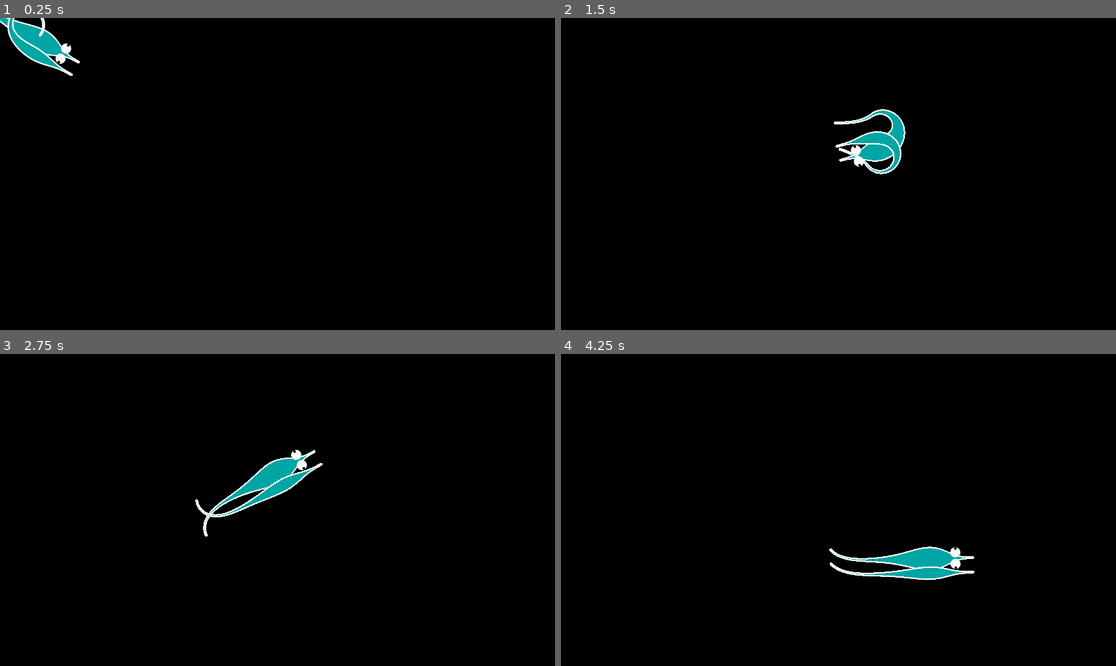
Above: before the commit, frames 1-4 (two rows, left to right).
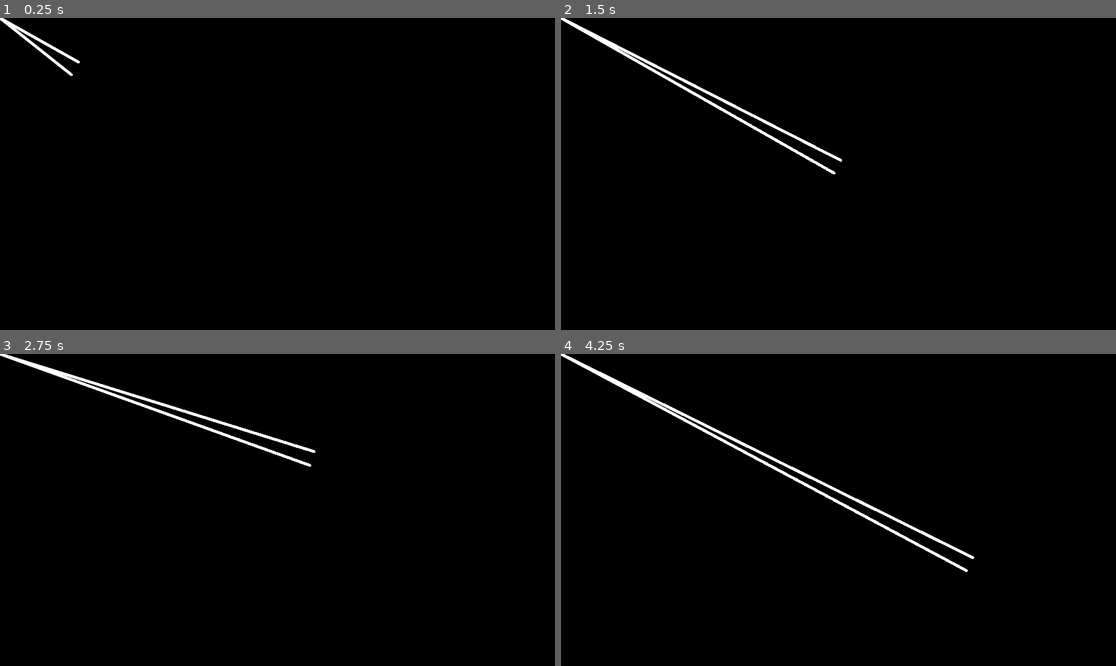
Above: after the commit, the same moments.

Repository: weedleeedle/worm-game
Game: Godot game, scene res://scene/main_scene/main_scene.tscn
The game is run twice, just before and just after one commit, with the same random seed, the same clock (stepped at 60 frames per second) and the same inputs.
Inputs (mouse positions are in pixels of both pictures, inside the frame that each line leads up to):
- Up to frame 1 (0.25 s): no input
- Up to frame 2 (1.5 s): move the mouse to (960, 158) at 0.52 s; move the mouse to (727, 189) at 1.27 s
- Up to frame 3 (2.75 s): move the mouse to (333, 441) at 2.02 s
- Up to frame 4 (4.25 s): move the mouse to (810, 572) at 2.77 s; move the mouse to (1005, 556) at 3.52 s

The runs differ from the first frame. In frame 1, 1.1% of the frame differs, in the area x 0-14%, y 0-19%; in frame 2, 2.4%; in frame 3, 2.5%; in frame 4, 2.9%, in the area x 0-75%, y 0-73%.

Commit message:
Added Body component to manage/track a set of body segments

Diff:
--- /dev/null
+++ b/component/body/body.gd
@@ -0,0 +1,105 @@
+## Brain/controller for a procedurally generated body
+class_name Body
+extends Node2D
+
+static var END_RESOLUTION: int = 16
+static var ANGLE_INCREMENT: float = PI / END_RESOLUTION
+
+@export var accessories: Array[Accessory]
+
+@export var render_set: RenderSet
+
+var body_segments: Array[BodySegment]
+var body_head: BodySegment
+
+## Takes control of the body segment, adds it as a child.
+##
+## The first body segment added will be the head, positioned at the origin.
+func add_body_segment(body_segment: BodySegment) -> void:
+	add_child(body_segment)
+	var prev_segment: BodySegment = body_segments.back()
+	body_segments.push_back(body_segment)
+	if body_head == null:
+		body_head = body_segment
+	# Connect the new segment to the old one (maybe make this optional if they're like... pre-connected...?
+	if prev_segment == null:
+		return
+
+	prev_segment.connect_child_segment(body_segment)
+
+## Body drawing functions
+func _draw() -> void:
+	_render(body_head, accessories, render_set)
+
+func _render(segment: BodySegment, p_accessories: Array[Accessory], p_render_set: RenderSet) -> void:
+	draw_segment_head(segment, p_render_set)
+	for accessory in p_accessories:
+		accessory.draw_accessory_model()
+
+func draw_segment_head(segment: BodySegment, p_render_set: RenderSet) -> void:
+	var head_vector: Vector2
+	# If we ever have a one-segment body, we gotta do things a lil differently
+	if segment.child_segment == null:
+		# We can just point it straight up for RAISINS
+		head_vector = Vector2.UP
+	else:
+		head_vector = segment.tail_vector().normalized()
+
+	# Generate points!
+
+	# Render a shape for each outline. These should already be in order from largest to smallest.
+	# The fill color is actually just an outline with 0 width (it's on top so it will already be filled in.)
+	var point_set: PackedVector2Array = []
+	for outline in p_render_set.outlines:
+		for i in END_RESOLUTION+1:
+			var point = head_vector.rotated(deg_to_rad(90) + ANGLE_INCREMENT * i) * (segment.radius + outline.outline_width) + segment.global_position
+			point_set.push_back(point)
+		draw_colored_polygon(point_set, outline.outline_color)
+		point_set.clear()
+
+	# Now we draw the rest of the fucking owl
+	# We actually want to redraw this segment as a regular segment, not just a head segment.
+	draw_segment(segment, p_render_set)
+
+func draw_segment(segment: BodySegment, p_render_set: RenderSet) -> void:
+	if segment.child_segment == null:
+		# Switch to base/end case and render tail if this segment doesn't have a child.
+		draw_segment_tail(segment, p_render_set)
+		return
+
+	var next_segment := segment.child_segment
+	# Render each outline (and the fill color)
+	for outline in p_render_set.outlines:
+		var point_set: PackedVector2Array = _get_perpendicular_points(segment, segment.radius + outline.outline_width)
+		point_set.append_array(_get_perpendicular_points(next_segment, next_segment.radius + outline.outline_width))
+		draw_colored_polygon(Geometry2D.convex_hull(point_set), outline.outline_color)
+
+	draw_segment(next_segment, p_render_set)
+
+func draw_segment_tail(segment: BodySegment, p_render_set: RenderSet) -> void:
+	var tail_vector: Vector2
+	# If we ever have a one-segment body, we gotta do things a lil differently
+	if segment.parent_segment == null:
+		# We can just point it straight up for RAISINS
+		tail_vector = Vector2.DOWN
+	else:
+		# Head vector points in opposite direction of the tail.
+		tail_vector = segment.head_vector().normalized()
+
+	var point_set: PackedVector2Array = []
+	for outline in p_render_set.outlines:
+		for i in END_RESOLUTION+1:
+			var point = tail_vector.rotated(deg_to_rad(90) + ANGLE_INCREMENT * i) * (segment.radius + outline.outline_width) + segment.global_position
+			point_set.push_back(point)
+		draw_colored_polygon(point_set, outline.outline_color)
+		point_set.clear()
+
+# Returns an array of ONLY TWO VECTORS!!!!!!!
+func _get_perpendicular_points(segment: BodySegment, distance: float) -> PackedVector2Array:
+	if segment.parent_segment != null:
+		return [segment.head_vector().rotated(deg_to_rad(-90)).normalized() * distance + segment.global_position, segment.head_vector().rotated(deg_to_rad(90)).normalized() * distance + segment.global_position]
+	elif segment.child_segment != null:
+		return [segment.tail_vector().rotated(deg_to_rad(-90)).normalized() * distance + segment.global_position, segment.tail_vector().rotated(deg_to_rad(90)).normalized() * distance + segment.global_position]
+	else:
+		push_error("Body part had neither a head vector nor a tail vector to render against!")
+		return []
--- /dev/null
+++ b/component/body/body.tscn
@@ -0,0 +1,6 @@
+[gd_scene format=3 uid="uid://b0sqwphfbnwtn"]
+
+[ext_resource type="Script" uid="uid://b8wg8tvm1cljc" path="res://component/body/body.gd" id="1_403bl"]
+
+[node name="Body" type="Node2D" unique_id=1009696473]
+script = ExtResource("1_403bl")
--- a/component/body_segment/body_segment.gd
+++ b/component/body_segment/body_segment.gd
@@ -38,10 +38,6 @@
 func connect_child_segment(segment: BodySegment) -> void:
 	child_segment = segment
 	segment.parent_segment = self
-	# Move the segment here?
-	if segment.get_parent():
-		segment.get_parent().remove_child(segment)
-	add_child(segment)
 
 func attach_accessory(accessory_model: AccessoryModel) -> void:
 	add_child(accessory_model)
Not shown, added: component/body/body.gd.uid
